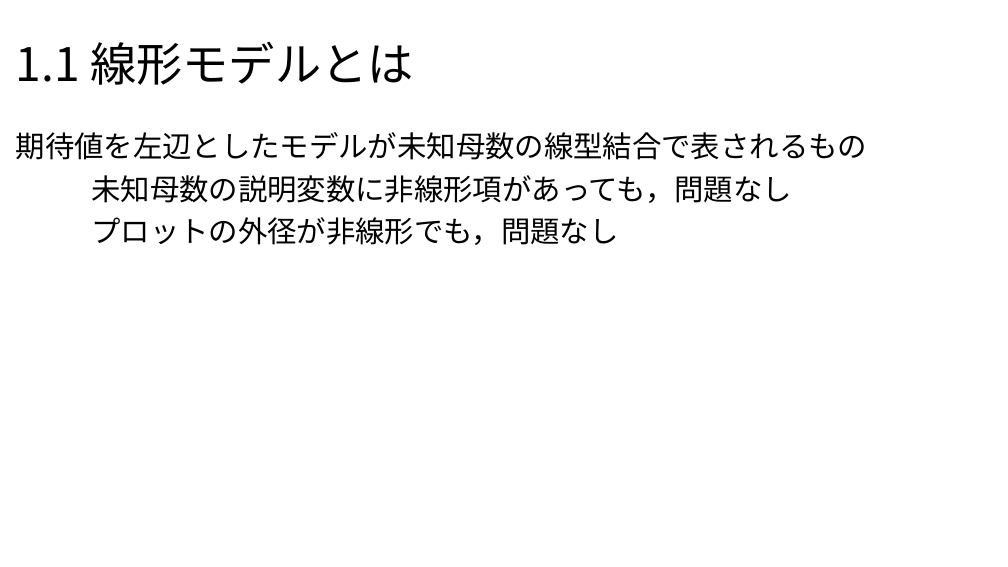
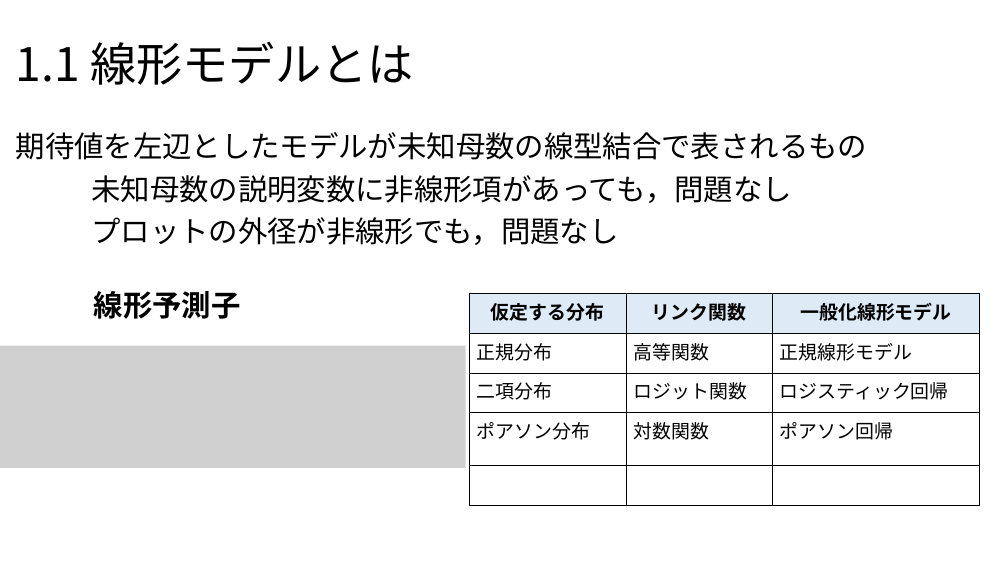
Before and after one commit to Yoshifumi14/stats, a slide deck: slide 5 of statistics2.pptx. Drawn at 1008x567 pixels with LibreOffice and Linux fonts; fonts in the diff are those of the drawing; grey boxes stand for pictures. Boxes give left, top, right and bottom in pixels: in the first picture for what was removed or moved away, otherwise in the second. Text is boxed around its words. In the diff, an @@ line names an element or a change of style, - is before the commit and + after.

```diff
--- a/statistics2.pptx
+++ b/statistics2.pptx
@@ text added at (94,291,241,319), 28 pt, text #000000, bold @@
+線形予測子
@@ table added at (469,294,980,506), 5 rows, 3 columns @@
+仮定する分布 | リンク関数 | 一般化線形モデル
+正規分布 | 高等関数 | 正規線形モデル
+二項分布 | ロジット関数 | ロジスティック回帰
+ポアソン分布 | 対数関数 | ポアソン回帰
+ |  | 
@@ picture added at (0,346,466,468) @@
```
Also in this commit, not shown: 6 slides added, 9 other files.
